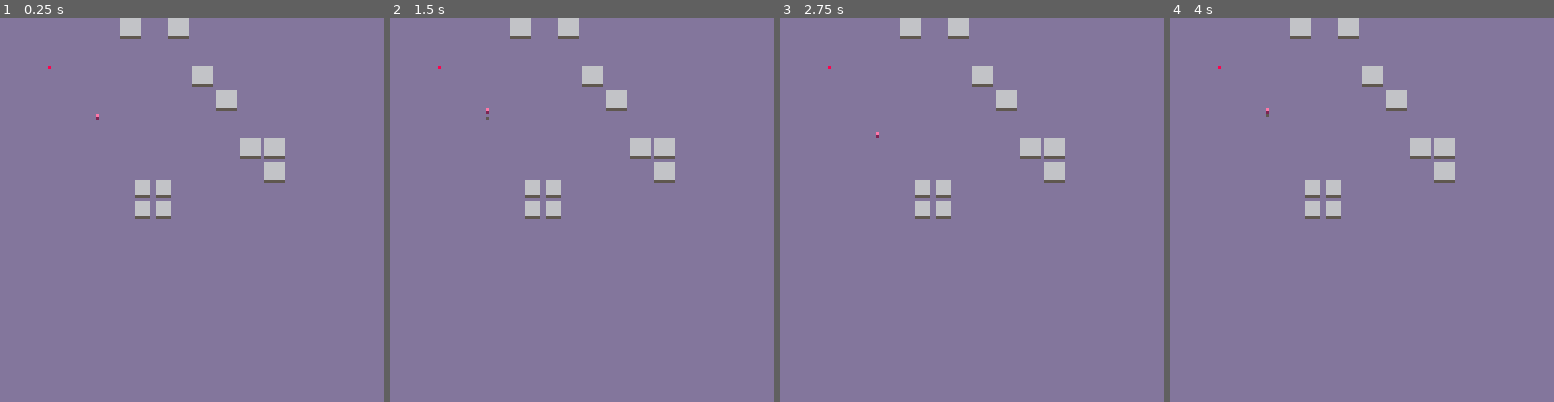
Above: before the commit, frames 1-4 (left to right).
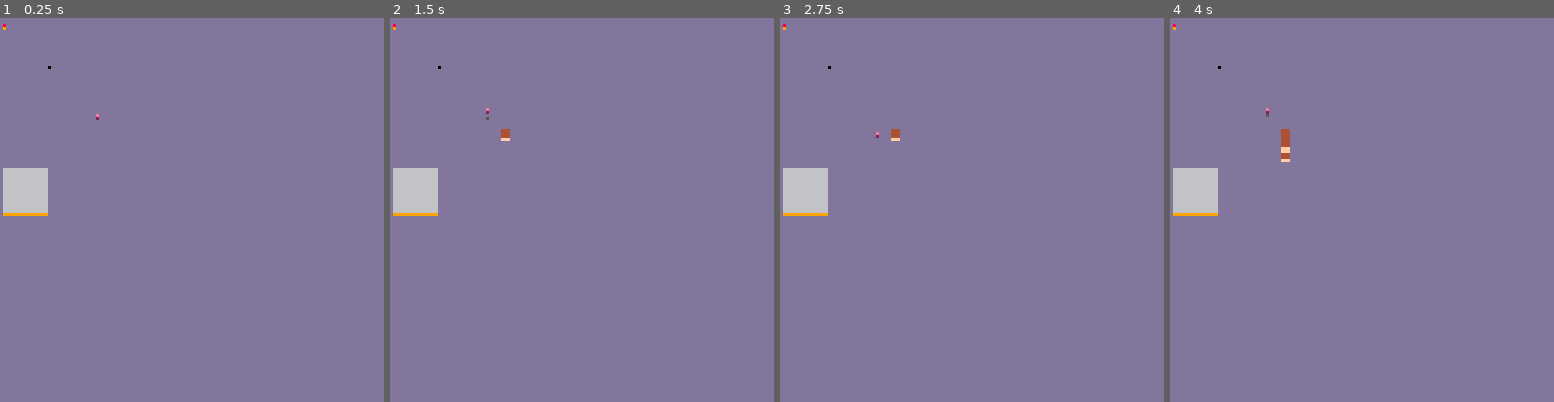
Above: after the commit, the same moments.

Repository: arnodick/caverns
Game: PICO-8 cartridge pxlppl.p8
Two runs of this game, one before a commit and one after it. Both use one fixed random seed, a clock stepped at 60 frames per second and the inputs below.
Inputs:
- Up to frame 1 (0.25 s): no input
- Up to frame 2 (1.5 s): tap O (Z key) at 0.33, 0.7, 1.43 s; tap X (X key) at 1.07 s
- Up to frame 3 (2.75 s): tap X (X key) at 2.07, 2.4, 2.73 s; tap O (Z key) at 2.22 s; hold Down from 2.42 s (still down)
- Up to frame 4 (4 s): release Down at 2.82 s; tap X (X key) at 3.07, 3.4, 3.73 s; tap O (Z key) at 3.1, 3.98 s; hold Up from 3.58 s (still down)

The runs differ from the first frame. In frame 1, 4.3% of the frame differs, in the area x 0-75%, y 0-53%; in frame 2, 4.4%; in frame 3, 4.4%; in frame 4, 4.5%.

Commit message:
object based stuff working

Diff:
--- a/pxlppl.p8
+++ b/pxlppl.p8
@@ -6,22 +6,28 @@
 speed=0.65 xspeed=0 yspeed=0 zspeed=0
 step=0
 
---todo: set map values to the colour to be drawn
---todo: use foreach to go through array of walls and check if player.x and y are in its bounds
-
-function tileflag(x,y,f)
-	x=x/8 y=(y/8)+1
- return fget(mget(x,y),f)
-end
-
-function makewall(x,y,w)
-	rectfill(x,y,x+w,y+w,6)
- rectfill(x,y+w+1,x+w,y+w+1,5)
+function makeactor(x,y,w,c1,c2)
+	local a={}
+	a.x=x
+	a.y=y
+	a.w=w
+	a.c1=c1
+	a.c2=c2
+	add(actor,a)
+	return a
+end
+
+function drawwall(x,y,w,c1,c2)
+	rectfill(x,y,x+w,y+w,c1)
+ rectfill(x,y+w+1,x+w,y+w+1,c2)
 end
 
 function _init()
 	--mgen()
-	mset(16,16,8)
+	actor={}
+	--mset(16,16,8)
+	makeactor(1,50,14,6,9)
+	makeactor(1,2,0,8,9)
 end
 
 function _draw()
@@ -37,14 +43,12 @@
 	if pget(x,y+z+1)==13 then
   pset(x,y+z+1,c2)
  end
-	makewall(45,54,4)
- makewall(45,61,4)
- makewall(52,54,4)
- makewall(52,61,4)
+
+ for i=1,count(actor) do
+ 	drawwall(actor[i].x,actor[i].y,actor[i].w,actor[i].c1,actor[i].c2)
+ end
  pset(x,y+z,c1)
  pset(16,16,mget(16,16))
- --rectfill(x,y,x+1,y-1,c1)
- --rectfill(x,y+1,x+1,y+1,c2)
 	--print(s,x+2,y+2)
 end
 
@@ -55,33 +59,15 @@
  if (btn (2)) then yspeed=-speed end
 	if (btn (3)) then yspeed=speed end
 	if (btnp(4)) and z==0 then zspeed=speed sfx(0,1)  end
+	if (btn (5)) then makeactor(x+5,y+5,2,4,15) end
 
 	if(pget(x+xspeed,y+yspeed)!=6 or z!=0) then
-		--if(xspeed!=0) then
-			--if(step==0) then step=1
-				--else step=0 end
-		--end
 		x+=xspeed y+=yspeed
 	end
 	z-=zspeed
 	if(z<0) then zspeed-=0.1
 	 else z=0
 	end
-	--if (btnp(3)) then y+=1 end
-	--if (btnp(4)) then mset(x/8,y/8,2) end
-	--if (btnp(5)) then h-=1 end
-
-	--check if block is deadly
- --if(tileflag(x,y,1)) then	x=32 y=32 sfx(1,0) end
-	--check if block is solid
-	--if(tileflag(x,y,0)==false) then
-	--	if(yspeed<4) then yspeed+=0.2 end
-	--else
-	-- yspeed=0
- --	if(btnp(2)) then
- --		yspeed=-2 sfx(0,0) end
-	--end
-	--y+=yspeed
 end
 
 
@@ -221,13 +207,13 @@
 0000010200000000000000000000000000000002000000000000000000000000000000000000000000000000000000000000000000000000000000000000000000000000000000000000000000000000000000000000000000000000000000000000000000000000000000000000000000000000000000000000000000000000
 0000000000000000000000000000000000000000000000000000000000000000000000000000000000000000000000000000000000000000000000000000000000000000000000000000000000000000000000000000000000000000000000000000000000000000000000000000000000000000000000000000000000000000
 __map__
-0000000000020002000000000000000000000000000000000000000000000000000000000000000000000000000000000000000000000000000000000000000000000000000000000000000000000000000000000000000000000000000000000000000000000000000000000000000000000000000000000000000000000000
-0000000000000000000000000000000000000000000000000000000000000000000000000000000000000000000000000000000000000000000000000000000000000000000000000000000000000000000000000000000000000000000000000000000000000000000000000000000000000000000000000000000000000000
-0000000000000000020000000000000000000000000000000000000000000000000000000000000000000000000000000000000000000000000000000000000000000000000000000000000000000000000000000000000000000000000000000000000000000000000000000000000000000000000000000000000000000000
-00000a0000000000000200000000000000000000000000000000000000000000000000000000000000000000000000000000000000000000000000000000000000000000000000000000000000000000000000000000000000000000000000000000000000000000000000000000000000000000000000000000000000000000
-0000000000000000000000000000000000000000000000000000000000000000000000000000000000000000000000000000000000000000000000000000000000000000000000000000000000000000000000000000000000000000000000000000000000000000000000000000000000000000000000000000000000000000
-0000000000000000000002020000000000000000000000000000000000000000000000000000000000000000000000000000000000000000000000000000000000000000000000000000000000000000000000000000000000000000000000000000000000000000000000000000000000000000000000000000000000000000
-0000000000000000000000020000000000000000000000000000000000000000000000000000000000000000000000000000000000000000000000000000000000000000000000000000000000000000000000000000000000000000000000000000000000000000000000000000000000000000000000000000000000000000
+0000000000000000000000000000000000000000000000000000000000000000000000000000000000000000000000000000000000000000000000000000000000000000000000000000000000000000000000000000000000000000000000000000000000000000000000000000000000000000000000000000000000000000
+0000000000000000000000000000000000000000000000000000000000000000000000000000000000000000000000000000000000000000000000000000000000000000000000000000000000000000000000000000000000000000000000000000000000000000000000000000000000000000000000000000000000000000
+0000000000000000000000000000000000000000000000000000000000000000000000000000000000000000000000000000000000000000000000000000000000000000000000000000000000000000000000000000000000000000000000000000000000000000000000000000000000000000000000000000000000000000
+00000a0000000000000000000000000000000000000000000000000000000000000000000000000000000000000000000000000000000000000000000000000000000000000000000000000000000000000000000000000000000000000000000000000000000000000000000000000000000000000000000000000000000000
+0000000000000000000000000000000000000000000000000000000000000000000000000000000000000000000000000000000000000000000000000000000000000000000000000000000000000000000000000000000000000000000000000000000000000000000000000000000000000000000000000000000000000000
+0000000000000000000000000000000000000000000000000000000000000000000000000000000000000000000000000000000000000000000000000000000000000000000000000000000000000000000000000000000000000000000000000000000000000000000000000000000000000000000000000000000000000000
+0000000000000000000000000000000000000000000000000000000000000000000000000000000000000000000000000000000000000000000000000000000000000000000000000000000000000000000000000000000000000000000000000000000000000000000000000000000000000000000000000000000000000000
 0011111100000000000000000000000000000000000000000000000000000000000000000000000000000000000000000000000000000000000000000000000000000000000000000000000000000000000000000000000000000000000000000000000000000000000000000000000000000000000000000000000000000000
 0000000000000000000000000000000000000000000000000000000000000000000000000000000000000000000000000000000000000000000000000000000000000000000000000000000000000000000000000000000000000000000000000000000000000000000000000000000000000000000000000000000000000000
 0000000000000000000000000000000000000000000000000000000000000000000000000000000000000000000000000000000000000000000000000000000000000000000000000000000000000000000000000000000000000000000000000000000000000000000000000000000000000000000000000000000000000000
